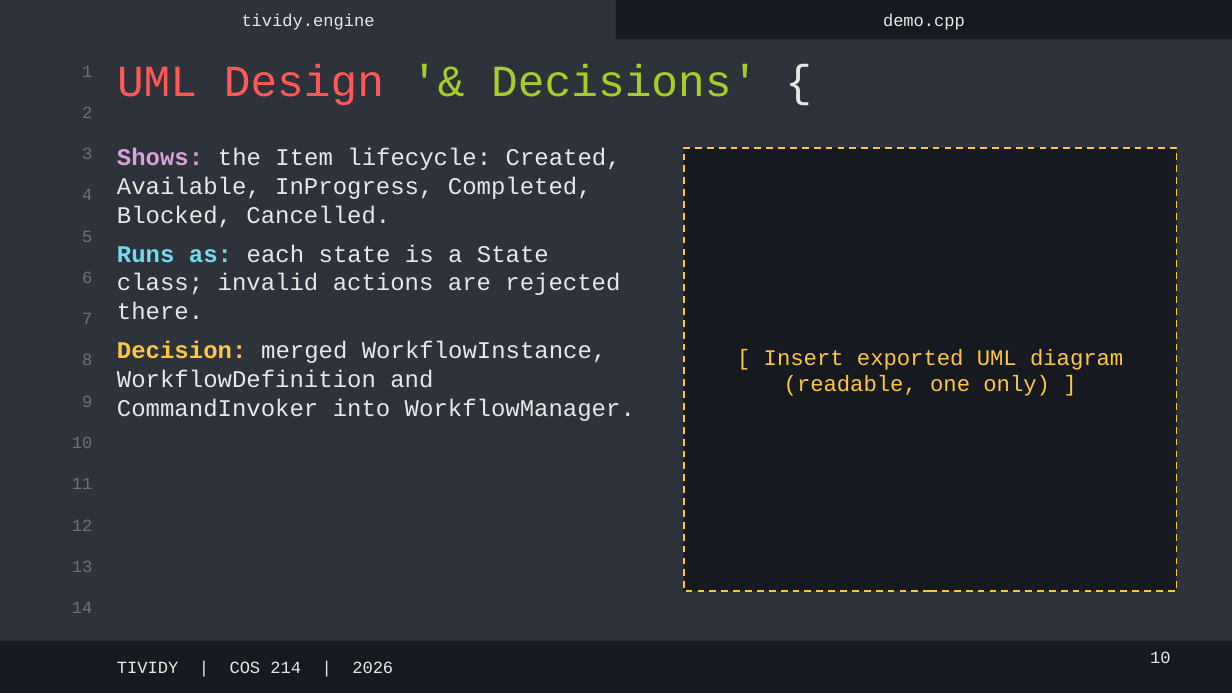
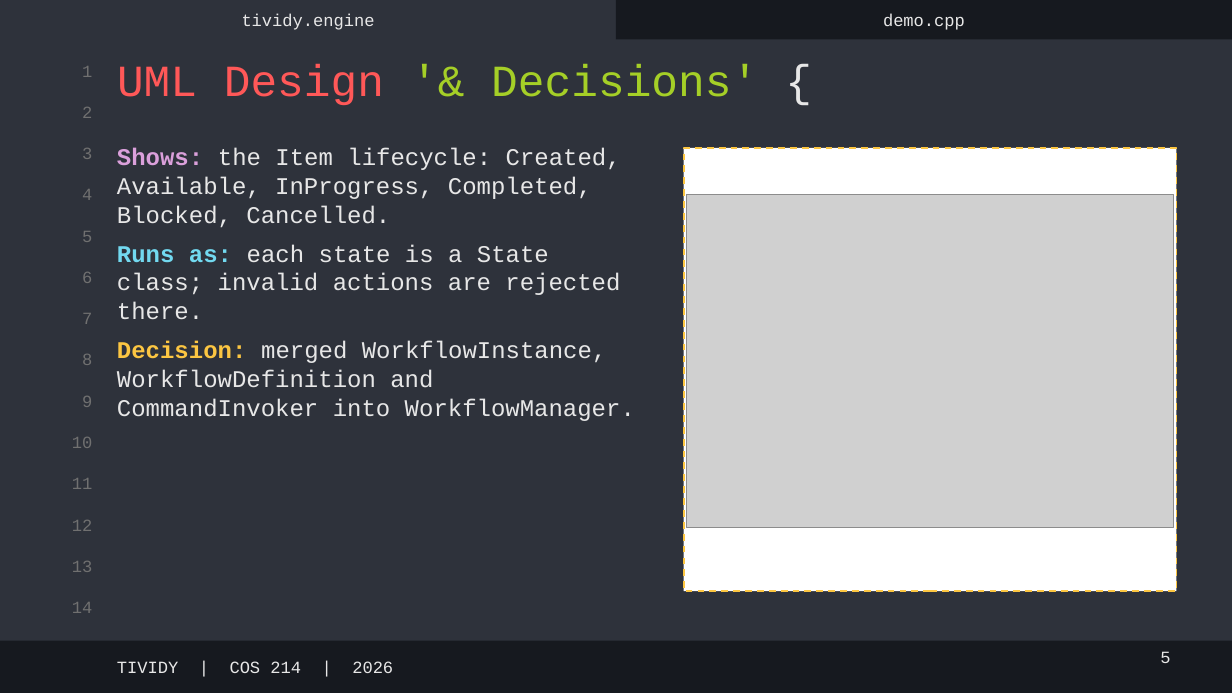
Before and after one commit to Chloe-Larsen/COS214-Project, a slide deck: slide 5 of docs/TIVIDY-Demo.pptx (slide 10 before the commit). Drawn at 1232x693 pixels with LibreOffice and Linux fonts; fonts in the diff are those of the drawing; grey boxes stand for pictures. Boxes give left, top, right and bottom in pixels: in the first picture for what was removed or moved away, otherwise in the second. Text is boxed around its words. In the diff, an @@ line names an element or a change of style, - is before the commit and + after.

```diff
--- a/docs/TIVIDY-Demo.pptx
+++ b/docs/TIVIDY-Demo.pptx
@@ rectangle at bbox=[684, 148, 1177, 591]: fill #16191F to #FFFFFF @@
@@ picture added at bbox=[686, 195, 1173, 527] @@
@@ text in rectangle at bbox=[764, 349, 1123, 396]: text removed @@
-[ Insert exported UML diagram (readable, one only) ]
@@ page number at bbox=[1160, 651, 1170, 663]: text changed @@
-10
+5
```
Also in this commit, not shown: 5 other slides changed.
